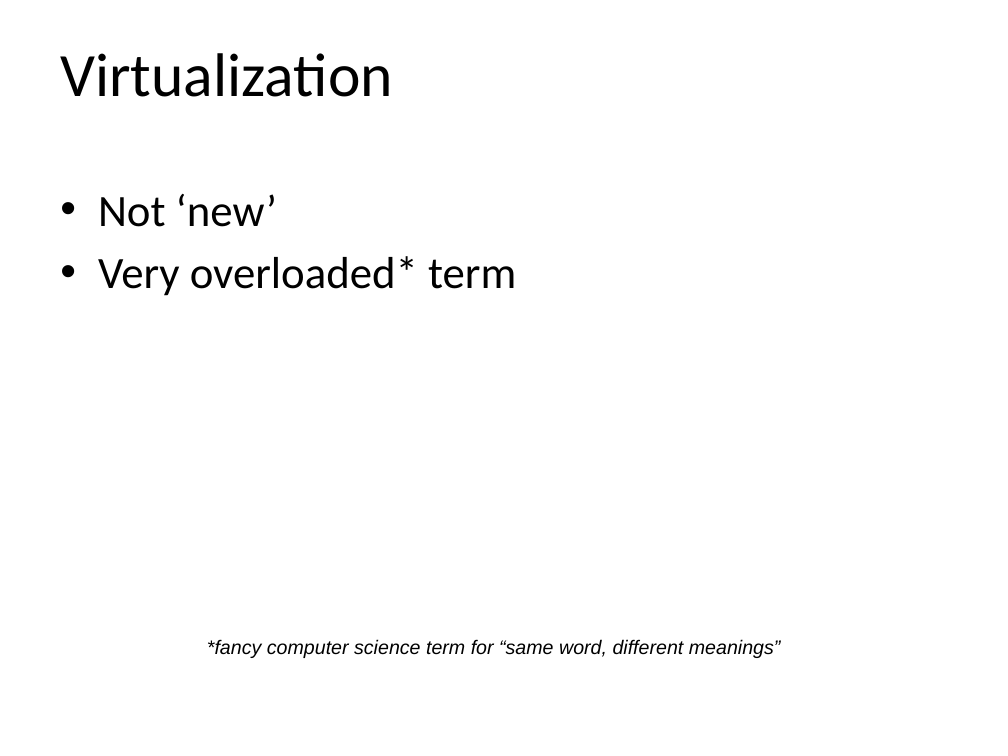
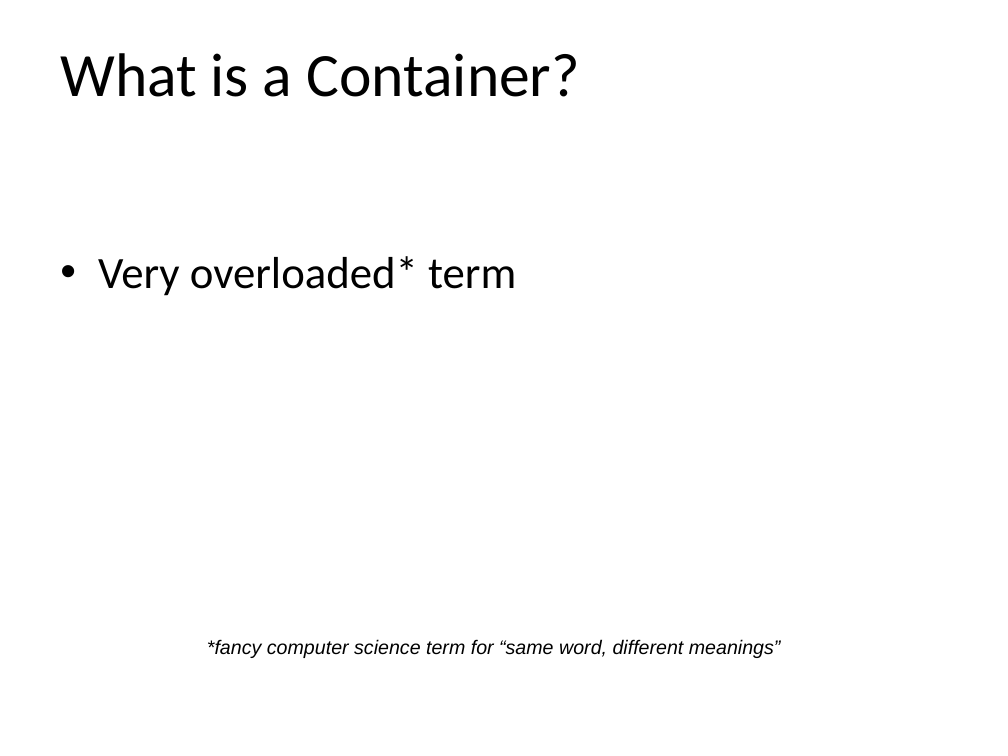
Before and after one commit to profjamesmohawk/Infra, a slide deck: slide 2 of Introduction/Lecture.pptx. Drawn at 1008x756 pixels with LibreOffice and Linux fonts; fonts in the diff are those of the drawing; background and template pictures are left out. Boxes give left, top, right and bottom in pixels: in the first picture for what was removed or moved away, otherwise in the second. Text is boxed around its words. In the diff, an @@ line names an element or a change of style, - is before the commit and + after.

```diff
--- a/Introduction/Lecture.pptx
+++ b/Introduction/Lecture.pptx
@@ text at <box>60,53,580,97</box>: text changed @@
-Virtualization
+What is a Container?
@@ text at <box>98,194,277,227</box>: paragraph removed @@
-• Not ‘new’
```
Also in this commit, not shown: 1 other slide changed, 3 other files.
